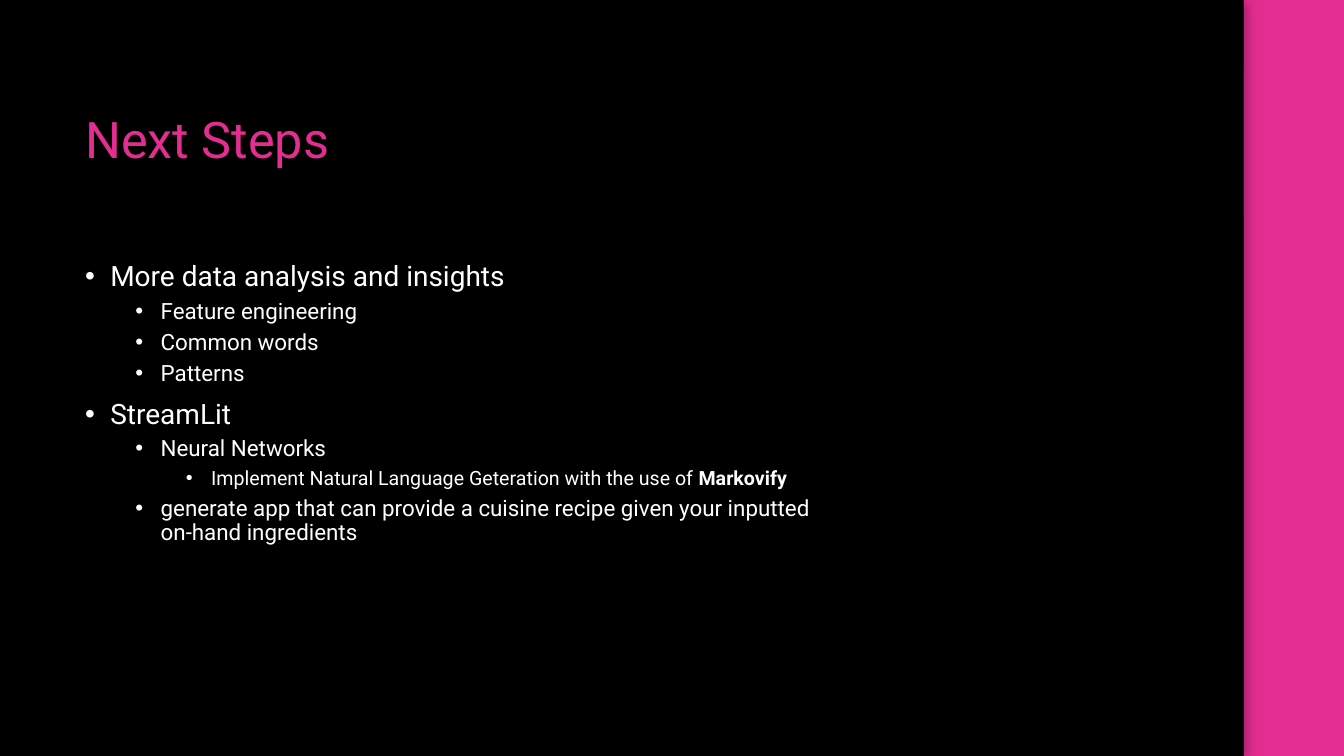
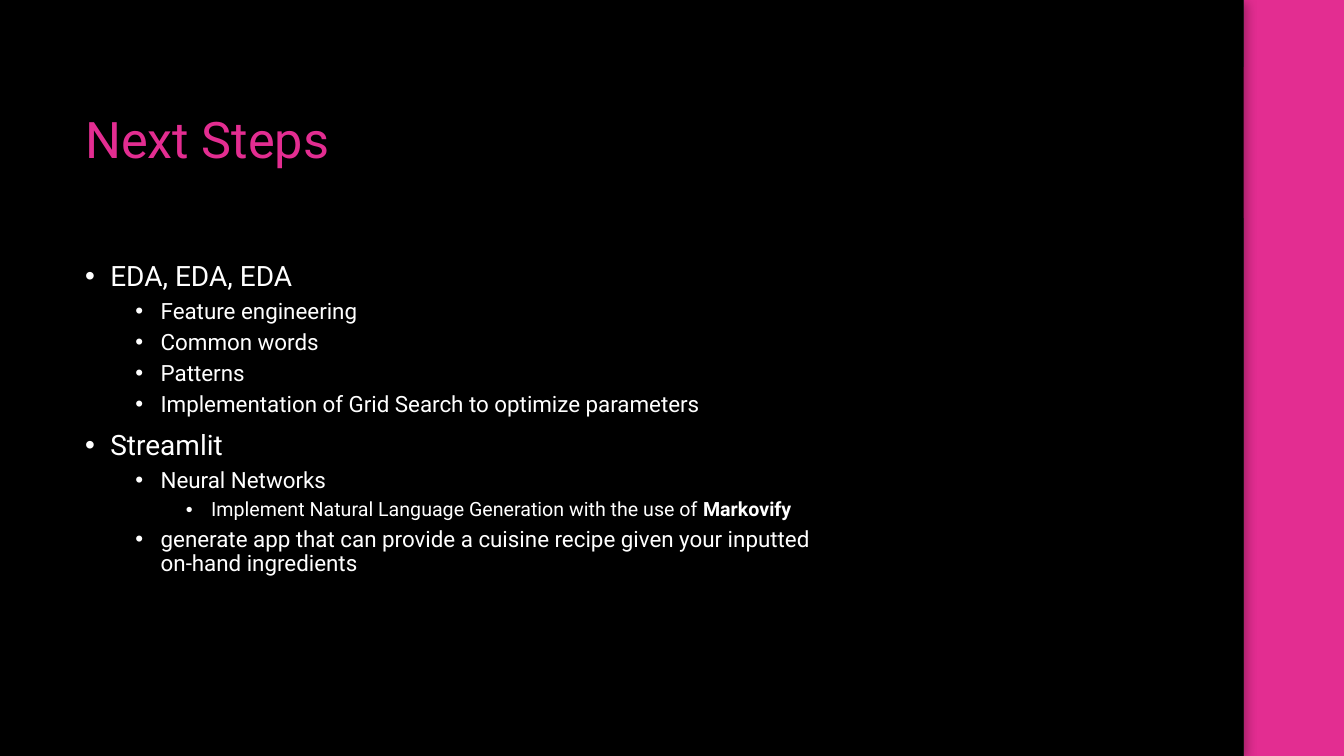
Before and after one commit to aamoeji04/Cuisine_Classification_Capstone, a slide deck: slide 14 of Cuisine_Classification.pptx (slide 12 before the commit). Drawn at 1344x756 pixels with LibreOffice and Linux fonts; fonts in the diff are those of the drawing; background and template pictures are left out. Boxes give left, top, right and bottom in pixels: in the first picture for what was removed or moved away, otherwise in the second. Text is boxed around its words. In the diff, an @@ line names an element or a change of style, - is before the commit and + after.

```diff
--- a/Cuisine_Classification.pptx
+++ b/Cuisine_Classification.pptx
@@ text at box(110, 266, 292, 290): text changed @@
-• More data analysis and insights
+• EDA, EDA, EDA
@@ text at box(110, 395, 700, 456): text changed; size 20 to 16 pt @@
-• StreamLit
+  • Implementation of Grid Search to optimize parameters
+• Streamlit
@@ text at box(211, 501, 791, 520): text changed @@
-    • Implement Natural Language Geteration with the use of Markovify
+    • Implement Natural Language Generation with the use of Markovify
```
Also in this commit, not shown: 9 other slides changed, 5 slides added, 2 slides removed.
